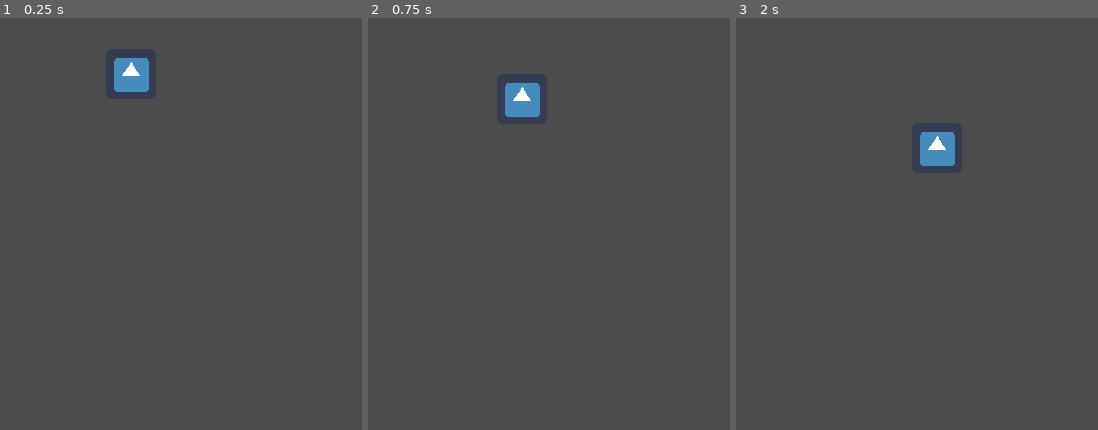
Above: before the commit, frames 1-3 (left to right).
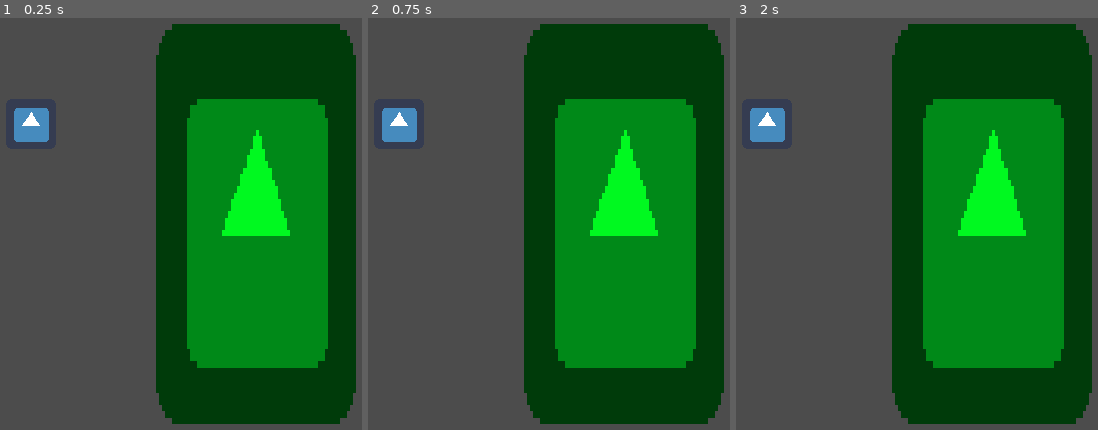
Above: after the commit, the same moments.

Repository: Jev-git/Godot-HumanResourceMachine
Game: Godot game, scene res://Scenes/Room.tscn
Same seed, same stepped clock (60 frames per second), same inputs: the game is played once before the commit and once after it. The engine's default icon, where the game draws it, is replaced by a stand-in: a white triangle on a blue panel in a dark square.
Inputs (mouse positions are in pixels of both pictures, inside the frame that each line leads up to):
- Up to frame 1 (0.25 s): no input
- Up to frame 2 (0.75 s): tap Enter at 0.5 s; drag from (498, 75) to (570, 149) at 0.52 s
- Up to frame 3 (2 s): tap Space at 1.25 s; drag from (801, 364) to (938, 149) at 1.27 s

The runs differ from the first frame. In frame 1, 55% of the frame differs, in the area x 3-99%, y 1-99%; in frame 2, 54%; in frame 3, 54%.

Commit message:
+ Able to detect droppable action inside solution area

Diff:
--- a/Scenes/DragAndDrop.gd
+++ /dev/null
@@ -1,13 +0,0 @@
-extends Area2D
-
-onready var m_bIsDragging: bool = false
-onready var m_vGrabOffset: Vector2
-
-func _input_event(viewport, event, shape_idx):
-	if event is InputEventMouseButton:
-		m_bIsDragging = event.is_pressed()
-		m_vGrabOffset = get_global_mouse_position() - position
-
-func _process(delta):
-	if m_bIsDragging:
-		position = get_global_mouse_position() - m_vGrabOffset
--- /dev/null
+++ b/Scenes/Instruction.tscn
@@ -0,0 +1,23 @@
+[gd_scene load_steps=4 format=2]
+
+[ext_resource path="res://icon.png" type="Texture" id=1]
+[ext_resource path="res://Scripts/Instruction.gd" type="Script" id=2]
+
+[sub_resource type="RectangleShape2D" id=1]
+extents = Vector2( 32, 32 )
+
+[node name="Instruction" type="Area2D"]
+script = ExtResource( 2 )
+__meta__ = {
+"_edit_group_": true
+}
+
+[node name="Sprite" type="Sprite" parent="."]
+texture = ExtResource( 1 )
+
+[node name="CollisionShape2D" type="CollisionShape2D" parent="."]
+visible = false
+shape = SubResource( 1 )
+
+[node name="PreviewSprite" type="Sprite" parent="."]
+texture = ExtResource( 1 )
--- a/Scenes/Room.tscn
+++ b/Scenes/Room.tscn
@@ -1,22 +1,18 @@
-[gd_scene load_steps=4 format=2]
+[gd_scene load_steps=3 format=2]
 
-[ext_resource path="res://icon.png" type="Texture" id=1]
-[ext_resource path="res://Scenes/DragAndDrop.gd" type="Script" id=2]
-
-[sub_resource type="RectangleShape2D" id=1]
-extents = Vector2( 32, 32 )
+[ext_resource path="res://Scenes/Instruction.tscn" type="PackedScene" id=1]
+[ext_resource path="res://icon.png" type="Texture" id=2]
 
 [node name="Room" type="Node2D"]
 
-[node name="Area2D" type="Area2D" parent="."]
-position = Vector2( 256, 192 )
-script = ExtResource( 2 )
-__meta__ = {
-"_edit_group_": true
-}
+[node name="Instruction" parent="." instance=ExtResource( 1 )]
+position = Vector2( 128, 256 )
 
-[node name="Sprite" type="Sprite" parent="Area2D"]
-texture = ExtResource( 1 )
-
-[node name="CollisionShape2D" type="CollisionShape2D" parent="Area2D"]
-shape = SubResource( 1 )
+[node name="SolutionArea" type="Sprite" parent="." groups=[
+"SolutionArea",
+]]
+modulate = Color( 0, 0.980392, 0.129412, 1 )
+position = Vector2( 416, 384 )
+scale = Vector2( 4, 8 )
+z_index = -10
+texture = ExtResource( 2 )
--- /dev/null
+++ b/Scripts/Instruction.gd
@@ -0,0 +1,30 @@
+extends Area2D
+
+onready var m_bIsDragging: bool = false
+var m_vGrabOffset: Vector2
+
+onready var m_nPreviewSprite: Sprite = $PreviewSprite
+onready var m_nSolutionArea: Sprite = get_tree().get_nodes_in_group("SolutionArea")[0]
+var m_rSolutionAreaRect: Rect2
+
+func _ready():
+	var vSolutionAreaSize: Vector2 = m_nSolutionArea.texture.get_size() * m_nSolutionArea.scale
+	var vSolutionAreaPos: Vector2 = m_nSolutionArea.position - vSolutionAreaSize / 2
+	m_rSolutionAreaRect = Rect2(vSolutionAreaPos, vSolutionAreaSize)
+
+func _input_event(viewport, event, shape_idx):
+	if event is InputEventMouseButton:
+		if event.is_pressed():
+			m_bIsDragging = true
+			m_vGrabOffset = get_global_mouse_position() - global_position
+
+func _input(event):
+	if event is InputEventMouseButton:
+		if !event.is_pressed():
+			m_bIsDragging = false
+			if !m_rSolutionAreaRect.has_point(get_global_mouse_position()):
+				m_nPreviewSprite.global_position = position
+
+func _process(delta):
+	if m_bIsDragging:
+		m_nPreviewSprite.global_position = get_global_mouse_position() - m_vGrabOffset
Not shown, changed: readme.md
